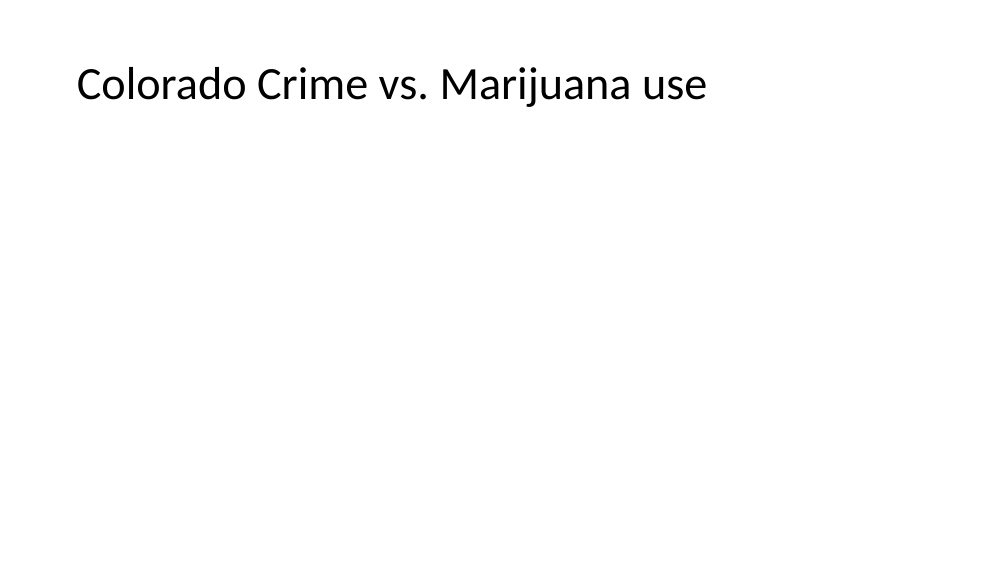
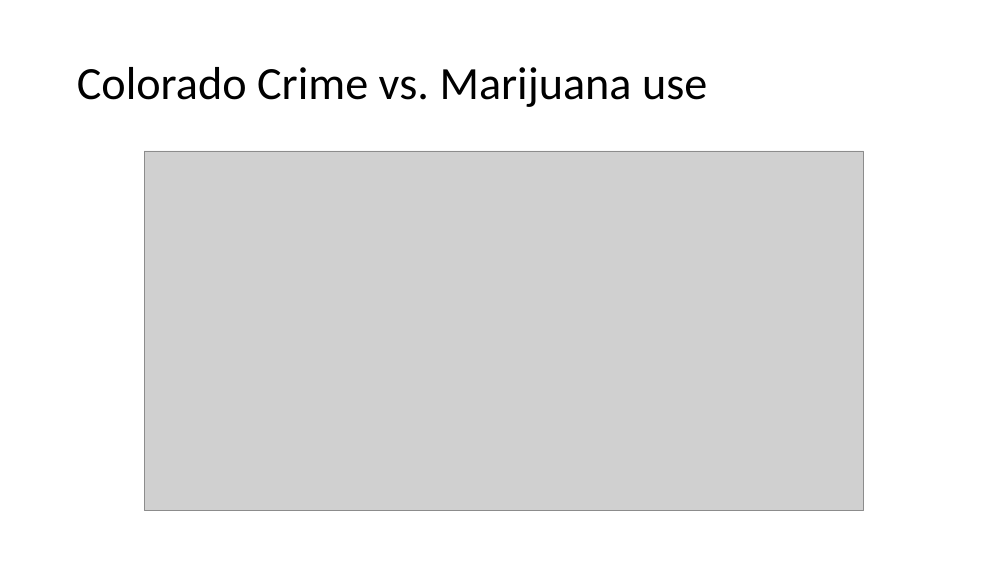
Before and after one commit to zdsteele/Project_1, a slide deck: slide 10 of Outline.pptx. Drawn at 1008x567 pixels with LibreOffice and Linux fonts; fonts in the diff are those of the drawing; grey boxes stand for pictures. Boxes give left, top, right and bottom in pixels: in the first picture for what was removed or moved away, otherwise in the second. Text is boxed around its words. In the diff, an @@ line names an element or a change of style, - is before the commit and + after.

```diff
--- a/Outline.pptx
+++ b/Outline.pptx
@@ picture added at (x1=144, y1=151, x2=864, y2=511) @@
```
Also in this commit, not shown: 4 other slides changed, 1 slide added, 1 slide removed, 1 other file.
